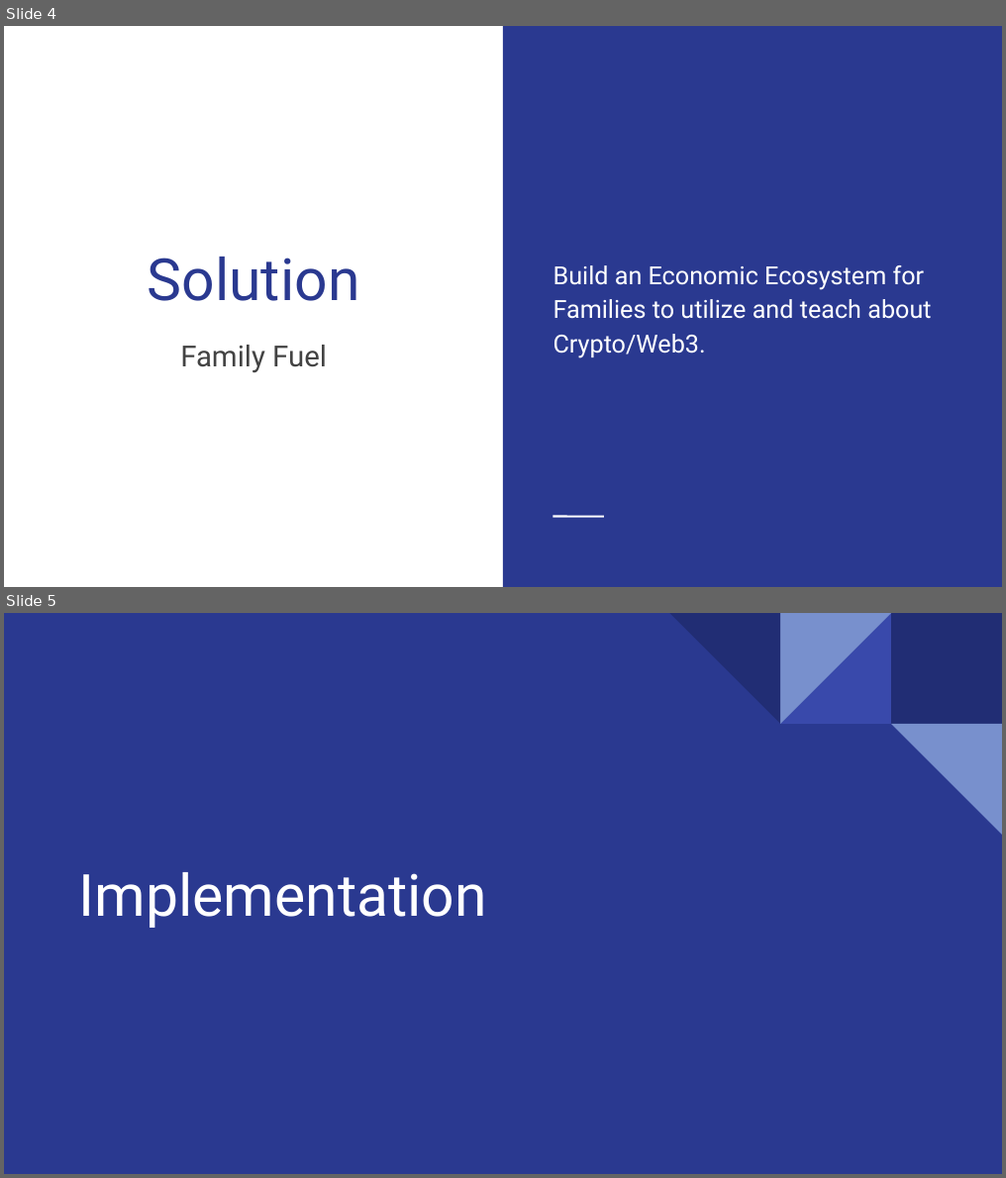
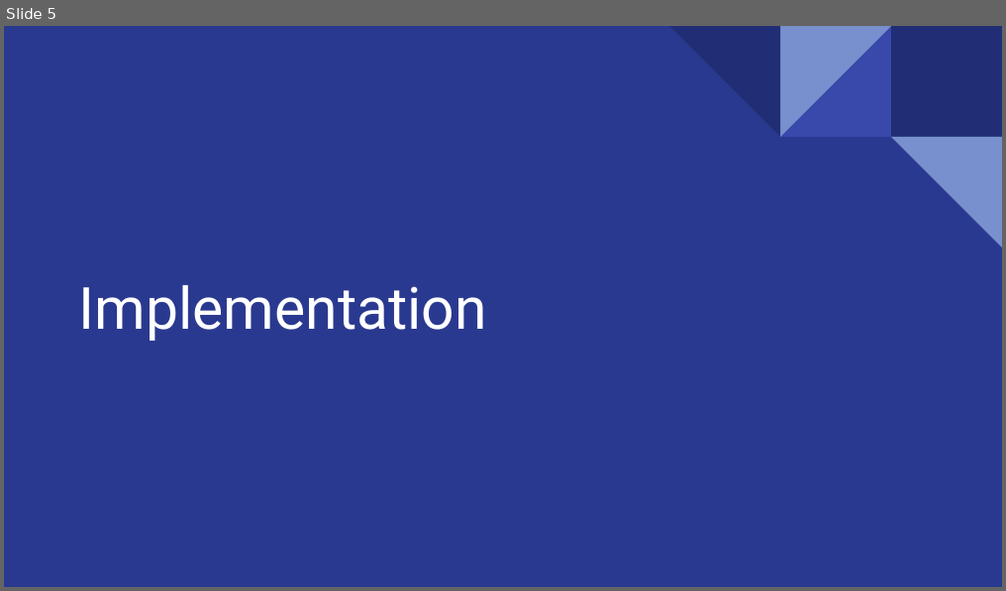
Before and after one commit to TGreenizan/Family-Fuel, a slide deck: Family-Fuel-presentation.odp. Shown one above the other, each under a label of ours: slides 4 and 5 before the commit, slide 5 after it. The pictures are 1006x1178 and 1006x591 pixels, drawn with LibreOffice and Linux fonts; fonts in the diff are those of the drawing. Boxes give left, top, right and bottom in pixels: in the first picture for what was removed or moved away, otherwise in the second. Text is boxed around its words. In the diff, an @@ line names an element or a change of style, - is before the commit and + after.

```diff
--- a/Family-Fuel-presentation.odp
+++ b/Family-Fuel-presentation.odp
@@ slide 4 removed at bbox=[4, 26, 1002, 587], background #FFFFFF @@
@@ rectangle removed at bbox=[503, 26, 1002, 586] @@
@@ title removed at bbox=[148, 257, 360, 301] @@
-Solution
@@ text removed at bbox=[553, 266, 931, 359] @@
-Build an Economic Ecosystem for Families to utilize and teach about Crypto/Web3.
@@ subtitle removed at bbox=[180, 345, 327, 373] @@
-Family Fuel
@@ line removed from (552, 517) to (604, 517) @@
```
Also in this commit, not shown: 4 slides changed, 9 slides added, 1 other slide removed.
